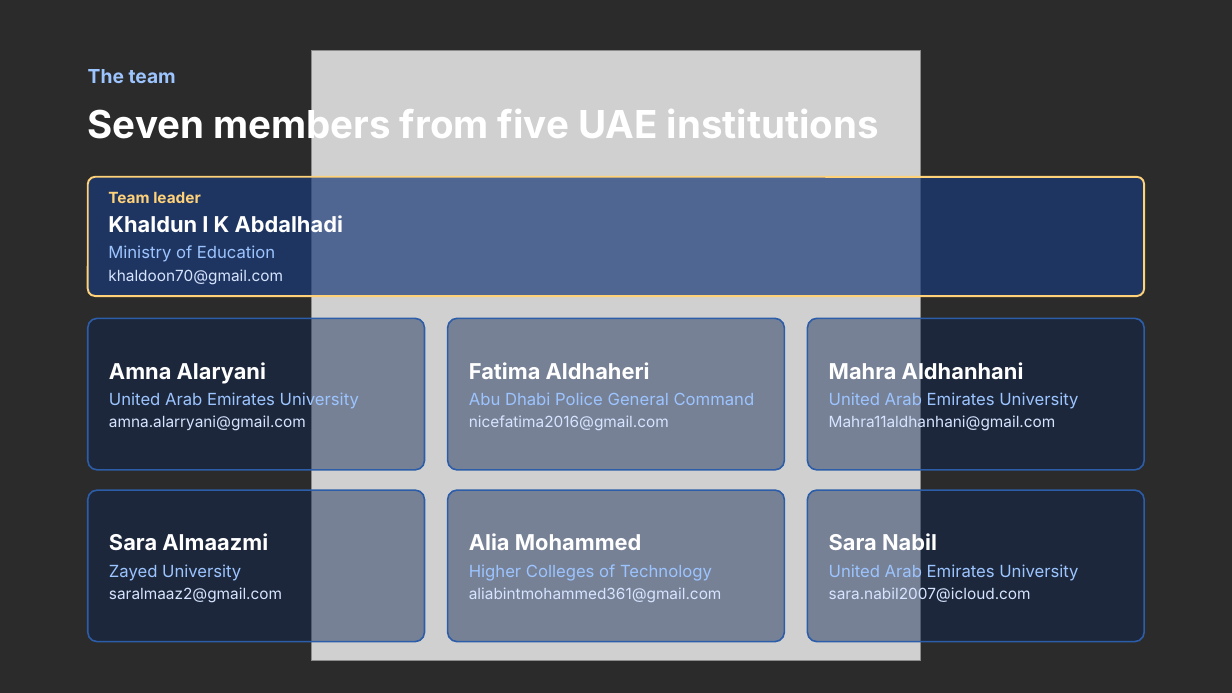
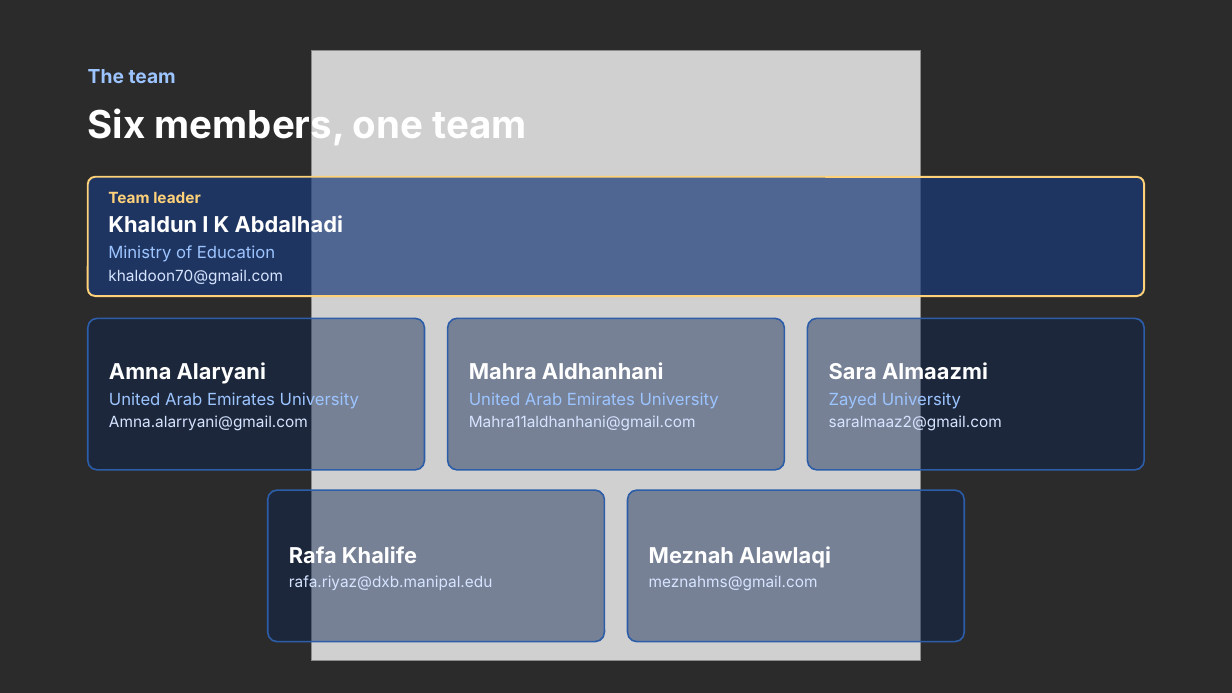
Before and after one commit to Heavy70/TheYaqiz, a slide deck: slide 2 of docs/TheYaqiz-Presentation-EN-AR.pptx. Drawn at 1232x693 pixels with LibreOffice and Linux fonts; fonts in the diff are those of the drawing; grey boxes stand for pictures; background and template pictures are left out; a plain dark background stands for a picture behind light text. Boxes give left, top, right and bottom in pixels: in the first picture for what was removed or moved away, otherwise in the second. Text is boxed around its words. In the diff, an @@ line names an element or a change of style, - is before the commit and + after.

```diff
--- a/docs/TheYaqiz-Presentation-EN-AR.pptx
+++ b/docs/TheYaqiz-Presentation-EN-AR.pptx
@@ text at (x1=88, y1=105, x2=526, y2=147): text changed @@
-Seven members from five UAE institutions
+Six members, one team
@@ rounded rectangle "Mahra Aldhanhani" moved from (x1=808, y1=318, x2=1144, y2=470) to (x1=447, y1=318, x2=784, y2=470) @@
@@ rounded rectangle removed at (x1=447, y1=318, x2=784, y2=470) @@
-Fatima Aldhaheri
-Abu Dhabi Police General Command
-nicefatima2016@gmail.com
@@ rounded rectangle "Sara Almaazmi" moved from (x1=88, y1=490, x2=424, y2=641) to (x1=808, y1=318, x2=1144, y2=470) @@
@@ text in rounded rectangle at (x1=109, y1=415, x2=308, y2=431): text changed @@
-amna.alarryani@gmail.com
+Amna.alarryani@gmail.com
@@ rounded rectangle added at (x1=268, y1=490, x2=604, y2=641), fill #0B2350 at 45% opacity, outline #2C5DA8 1.25 pt, 12 pt, text #D6E4FF @@
+Rafa Khalife
+rafa.riyaz@dxb.manipal.edu
@@ rounded rectangle removed at (x1=447, y1=490, x2=784, y2=641) @@
-Alia Mohammed
-Higher Colleges of Technology
-aliabintmohammed361@gmail.com
@@ rounded rectangle added at (x1=628, y1=490, x2=964, y2=641), fill #0B2350 at 45% opacity, outline #2C5DA8 1.25 pt, 12 pt, text #D6E4FF @@
+Meznah Alawlaqi
+meznahms@gmail.com
@@ rounded rectangle removed at (x1=808, y1=490, x2=1144, y2=641) @@
-Sara Nabil
-United Arab Emirates University
-sara.nabil2007@icloud.com
```
Also in this commit, not shown: 9 other slides changed, 2 other files.
